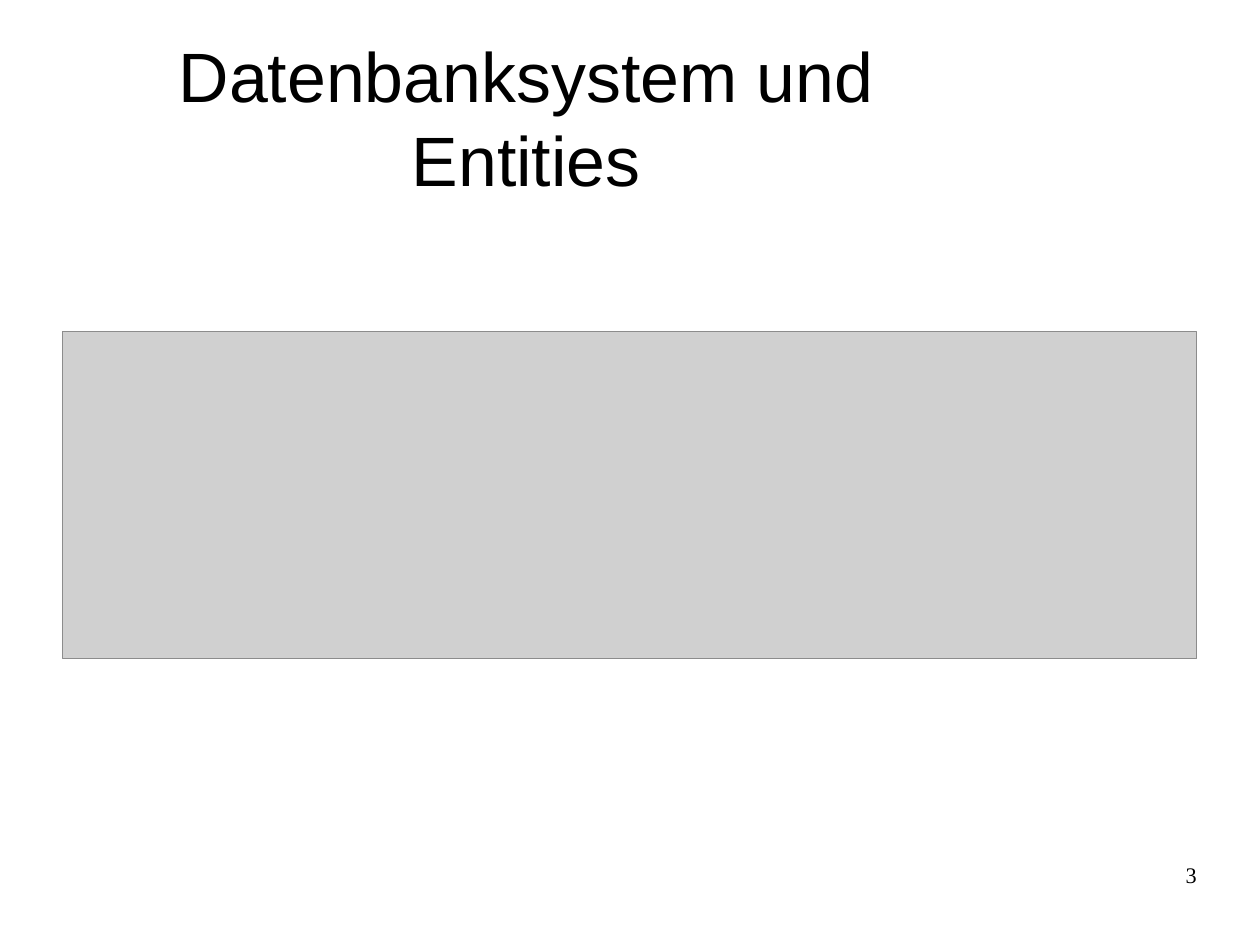
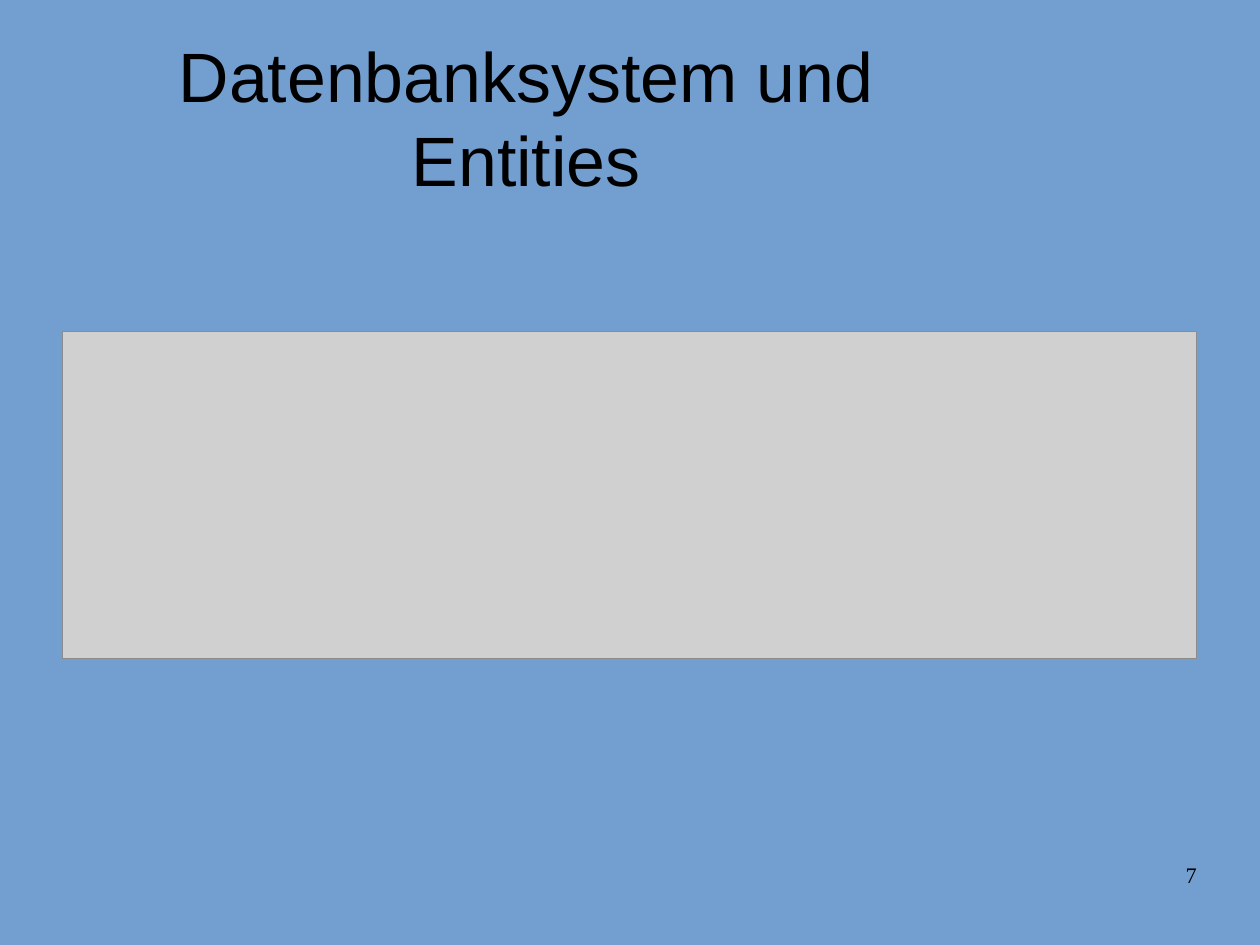
Before and after one commit to JackWolfskind/Tannte-Emma, a slide deck: slide 7 of doc/Präsentation/Präsentation.odp (slide 3 before the commit). Drawn at 1260x945 pixels with LibreOffice and Linux fonts; fonts in the diff are those of the drawing; grey boxes stand for pictures; background and template pictures are left out. Boxes give left, top, right and bottom in pixels: in the first picture for what was removed or moved away, otherwise in the second. Text is boxed around its words. In the diff, an @@ line names an element or a change of style, - is before the commit and + after.

```diff
--- a/doc/Präsentation/Präsentation.odp
+++ b/doc/Präsentation/Präsentation.odp
@@ background #FFFFFF to #729FCF @@
@@ page number at [1186,868,1197,883]: text changed @@
-3
+7
```
Also in this commit, not shown: 3 other slides changed, 8 slides added, 5 other files.
